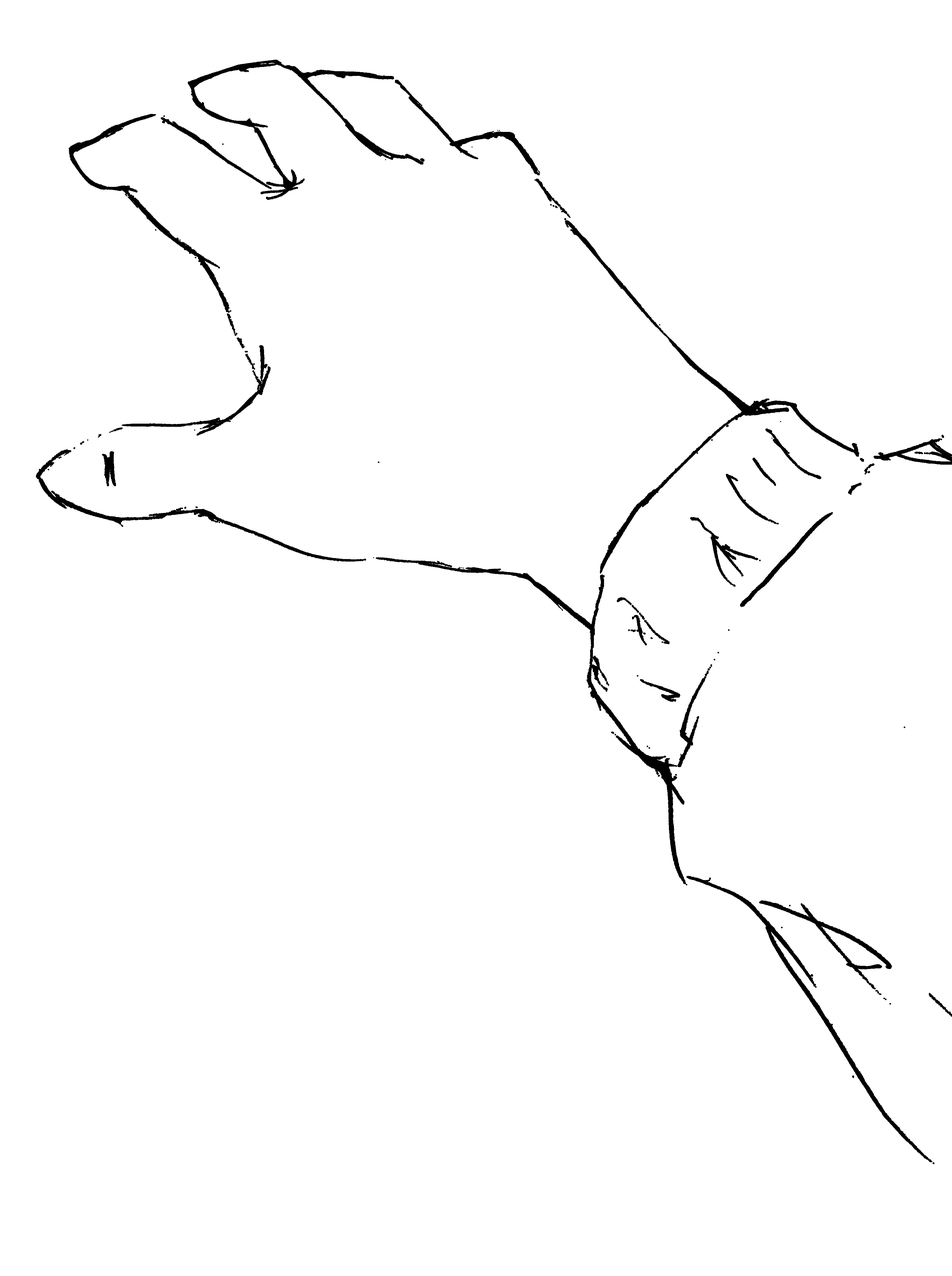
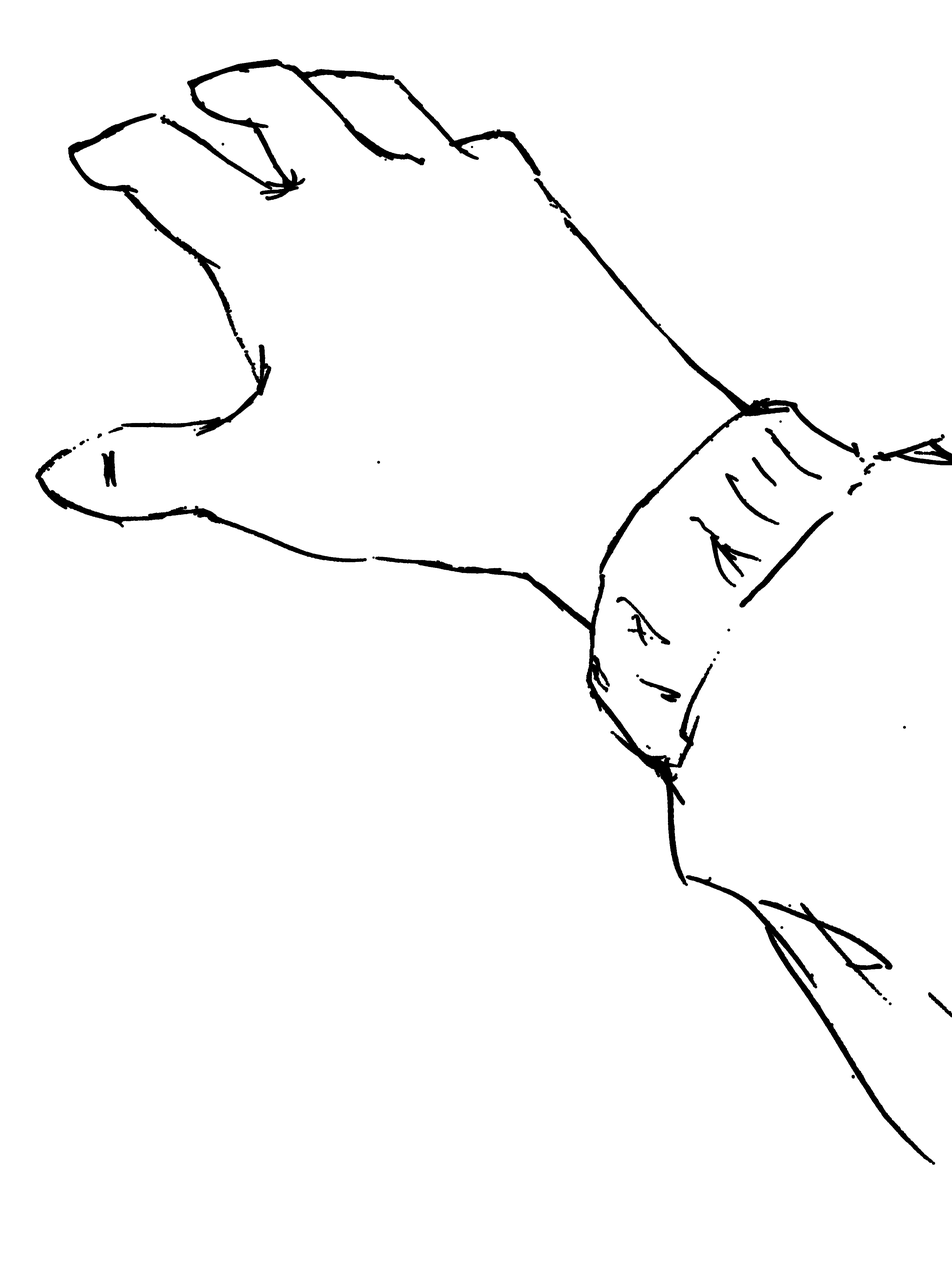
Layered file, before and after one edit (952x1276). Changes by layer:
pixels changed over (35, 58, 952, 1166) (layer not identified)
